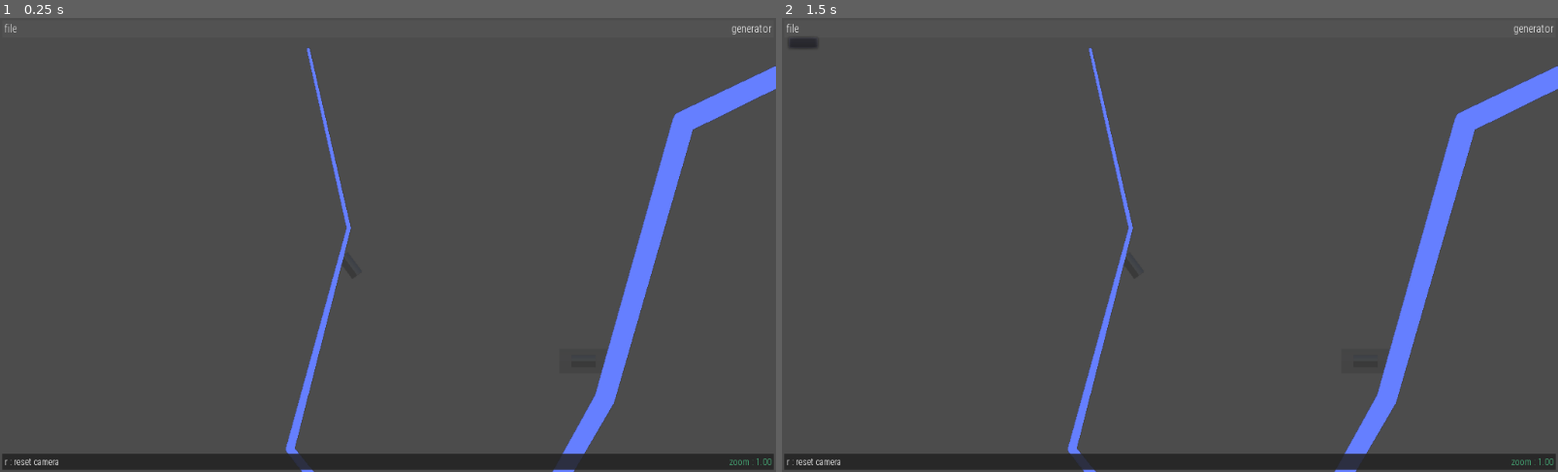
Above: before the commit, frames 1-2 (left to right).
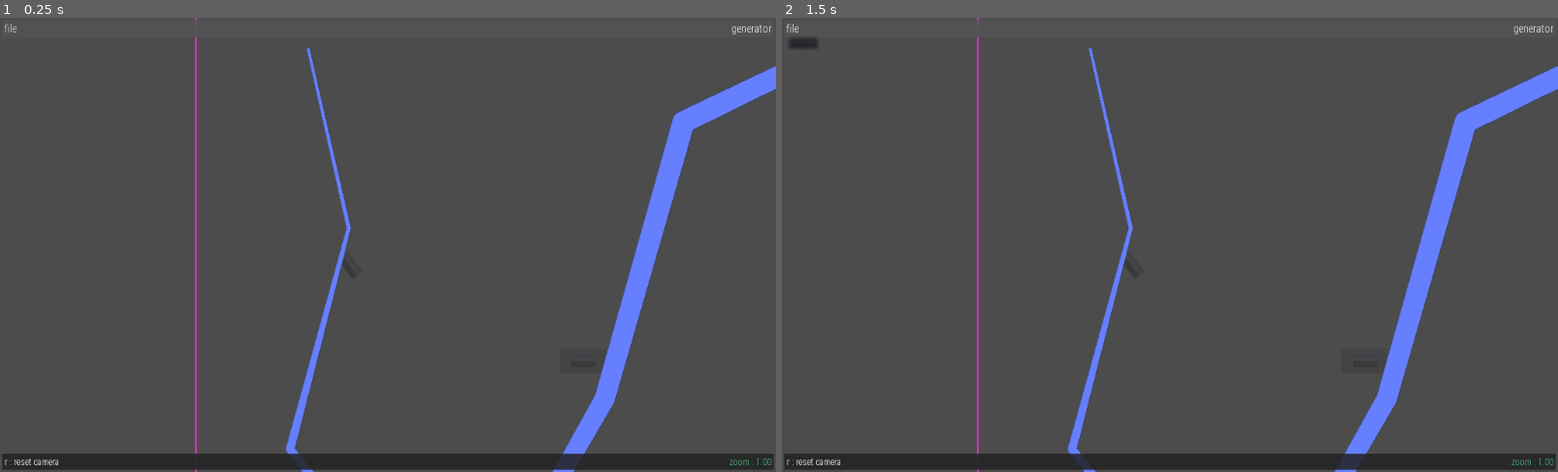
Above: after the commit, the same moments.

Repository: ioxu/microscratches-generator
Game: Godot game, scene res://scenes/main.tscn
Same seed, same stepped clock (60 frames per second), same inputs: the game is played once before the commit and once after it. A sky picture missing from this copy of the repository is replaced by a grey-blue gradient.
Inputs:
- Up to frame 1 (0.25 s): no input
- Up to frame 2 (1.5 s): click "file" at 0.5 s; click "file" at 1.25 s

The runs differ from the first frame. In frame 1, 0.2% of the frame differs, in the area x 25-26%, y 0-100%; in frame 2, 0.2%.
Error in both runs: Assertion failed: This project must only be developed in engine versions 3.2.3 and earlier (res://scenes/main.gd:10)

Commit message:
outline around display texture

Diff:
--- a/scenes/display.gd
+++ b/scenes/display.gd
@@ -73,7 +73,15 @@
 
 func _draw() -> void:
 	var vp_size = viewport.get_size()
-	draw_arc( cam_transform.xform( Vector2(vp_size.x/2, vp_size.y/2) ) , 15, 0, 2*PI, 32, Color.white, 3)
+	var cc = Color(0.984314, 0.223529, 0.901961, 0.607843)
+	var br = cam_transform.xform(Vector2(vp_size.x/2, -vp_size.y/2))
+	var tr = cam_transform.xform(Vector2(vp_size.x/2, vp_size.y/2))
+	var tl = cam_transform.xform(Vector2(-vp_size.x/2, vp_size.y/2))
+	var bl = cam_transform.xform(Vector2(-vp_size.x/2, -vp_size.y/2))
+	draw_line( tr, br, cc, 3)
+	draw_line( tl, tr, cc, 3)
+	draw_line( tl, bl, cc, 3)
+	draw_line( bl, br, cc, 3)
 
 
 # warning-ignore:unused_argument
